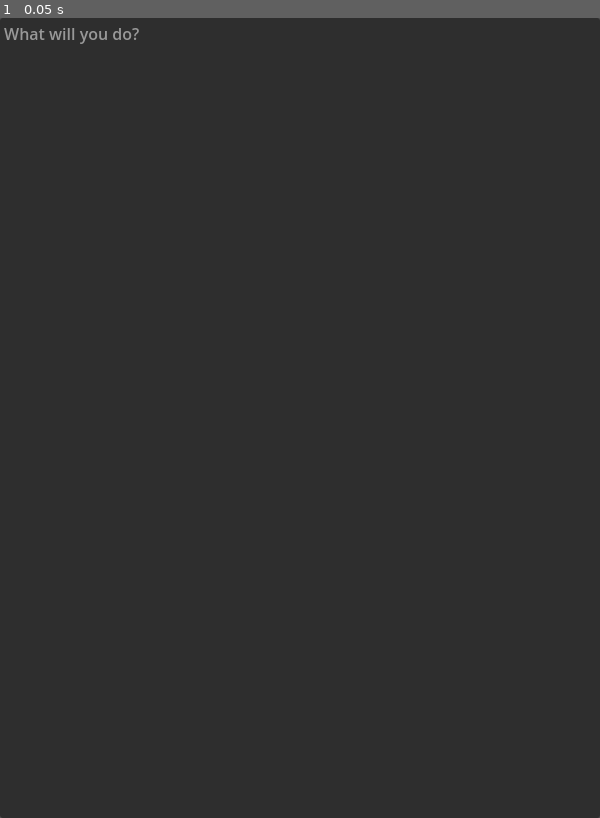
Above: before the commit, frame 1.
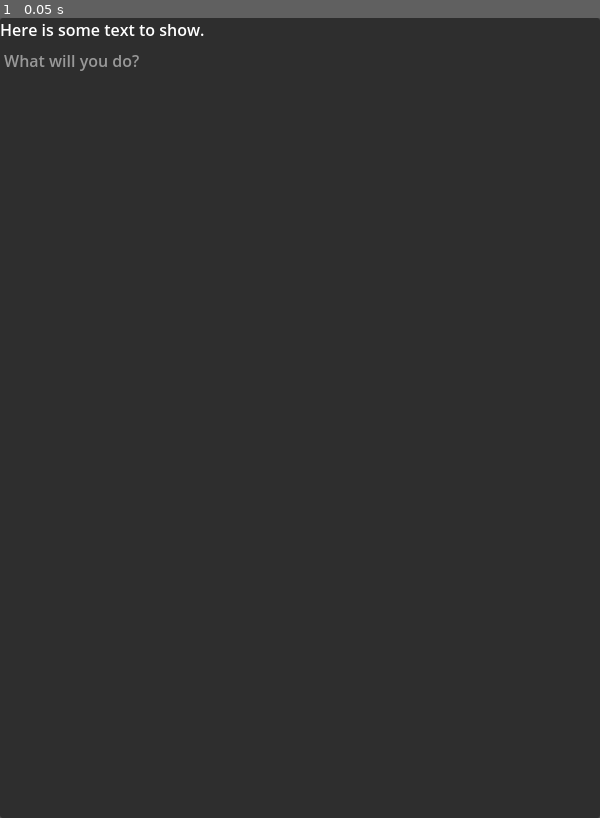
Above: after the commit, the same moment.

Repository: SashaMkrv/godot-4.2.1-text-adventure
Game: Godot game, scene res://Scenes/TextEnterTest.tscn
Same seed, same stepped clock (60 frames per second), same inputs: the game is played once before the commit and once after it. This scene is started directly instead of the project's main scene.
Inputs:
- Up to frame 1 (0.05 s): no input

The runs differ from the first frame. In frame 1, 0.4% of the frame differs, in the area x 0-34%, y 0-7%.

Commit message:
text test scene shows updates in UI
game sort of split off, returns view object

Diff:
--- a/Scenes/TextEnterTest.tscn
+++ b/Scenes/TextEnterTest.tscn
@@ -1,9 +1,11 @@
-[gd_scene load_steps=3 format=3 uid="uid://byfsmvgqfe8nb"]
+[gd_scene load_steps=5 format=3 uid="uid://byfsmvgqfe8nb"]
 
 [ext_resource type="Script" path="res://Scripts/TextDirector.gd" id="1_yedsh"]
 [ext_resource type="Script" path="res://Scripts/TokenizeInput.gd" id="2_im88t"]
+[ext_resource type="Script" path="res://Scripts/GameCoordinator.gd" id="3_db8a8"]
+[ext_resource type="Script" path="res://Scripts/TransformText.gd" id="4_ox41l"]
 
-[node name="Control" type="Control" node_paths=PackedStringArray("enterHere")]
+[node name="Control" type="Control" node_paths=PackedStringArray("enterHere", "descriptionHere")]
 layout_mode = 3
 anchors_preset = 15
 anchor_right = 1.0
@@ -12,6 +14,7 @@
 grow_vertical = 2
 script = ExtResource("1_yedsh")
 enterHere = NodePath("PanelContainer/VBoxContainer/LineEdit")
+descriptionHere = NodePath("PanelContainer/VBoxContainer/RichTextLabel")
 
 [node name="PanelContainer" type="PanelContainer" parent="."]
 layout_mode = 1
@@ -24,6 +27,12 @@
 [node name="VBoxContainer" type="VBoxContainer" parent="PanelContainer"]
 layout_mode = 2
 
+[node name="RichTextLabel" type="RichTextLabel" parent="PanelContainer/VBoxContainer"]
+layout_mode = 2
+bbcode_enabled = true
+text = "Here is some text to show."
+fit_content = true
+
 [node name="LineEdit" type="LineEdit" parent="PanelContainer/VBoxContainer"]
 layout_mode = 2
 size_flags_horizontal = 3
@@ -35,4 +44,10 @@
 [node name="InputTokenizer" type="Node" parent="."]
 script = ExtResource("2_im88t")
 
+[node name="GameCoordinator" type="Node" parent="."]
+script = ExtResource("3_db8a8")
+
+[node name="TransformText" type="Node" parent="."]
+script = ExtResource("4_ox41l")
+
 [connection signal="text_submitted" from="PanelContainer/VBoxContainer/LineEdit" to="." method="handleActionEnter"]
--- /dev/null
+++ b/Scripts/GameCoordinator.gd
@@ -0,0 +1,22 @@
+class_name GameCoordinator
+extends Node
+
+signal game_updated(description: String)
+
+
+func executeCommand(action: PlayerAction) -> void:
+    if action is NoneAction:
+        var problem := action as NoneAction
+        textUpdate("Thats a [NONE], flavoured with [%s]." % problem.issue)
+    if action is GoAction:
+        var motion := action as GoAction
+        textUpdate("Cool. We're going [%s]." % motion.specifier)
+    if action is LookAction:
+        var looking := action as LookAction
+        textUpdate("We will [LOOK] at all the various pleasure of [%s]." % looking.specifier)
+
+
+func textUpdate(description: String) -> void:
+    var view := GameStateView.new()
+    view.description = description
+    game_updated.emit(view)
--- /dev/null
+++ b/Scripts/GameStateView.gd
@@ -0,0 +1,6 @@
+class_name GameStateView
+extends RefCounted
+
+var description: String
+var inventory: String
+var prompt: String
--- a/Scripts/TextDirector.gd
+++ b/Scripts/TextDirector.gd
@@ -1,11 +1,22 @@
 extends Control
 
 @onready var tokenizer := $InputTokenizer as TokenizeInput
+@onready var transformer := $TransformText as TransformText
+
+@onready var game := $GameCoordinator as GameCoordinator
+
 @export var enterHere : LineEdit
+@export var descriptionHere: RichTextLabel
+
+
+func _ready() -> void:
+	game.game_updated.connect(handleGameUpdateEvent)
+
 
 func handleSubmittedInput(text: String) -> void:
 	var action := tokenizer.tokenizeText(text)
 	# the game logic should handle all of the actual consumption of actions, huh
+
 	if action is NoneAction:
 		action = action as NoneAction
 		match action.issue:
@@ -18,11 +29,23 @@
 	else:
 		print_debug(action)
 
+	game.executeCommand(action)
+
 
 func handleActionEnter(text: String) -> void:
 	handleSubmittedInput(text)
 	enterHere.clear()
 
 
-func handleGameEvent() -> void:
-	print_debug("The game wants to show stuff")
+func handleGameUpdateEvent(view: GameStateView) -> void:
+	if view == null:
+		print_debug("nothing to show")
+		return
+	if descriptionHere == null:
+		print_debug("nowhere to print the update")
+		return
+
+	if transformer != null:
+		descriptionHere.text = transformer.transformText(view.description)
+	else:
+		descriptionHere.text = view.description
